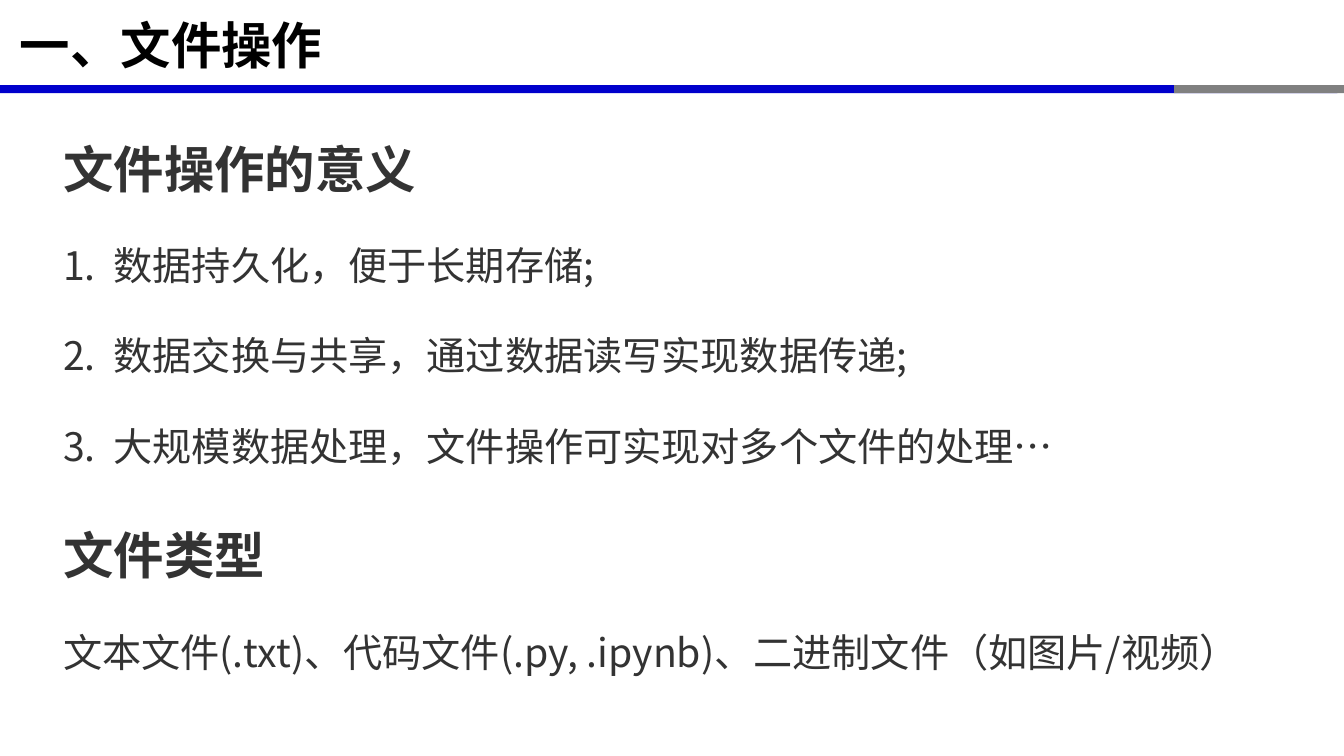
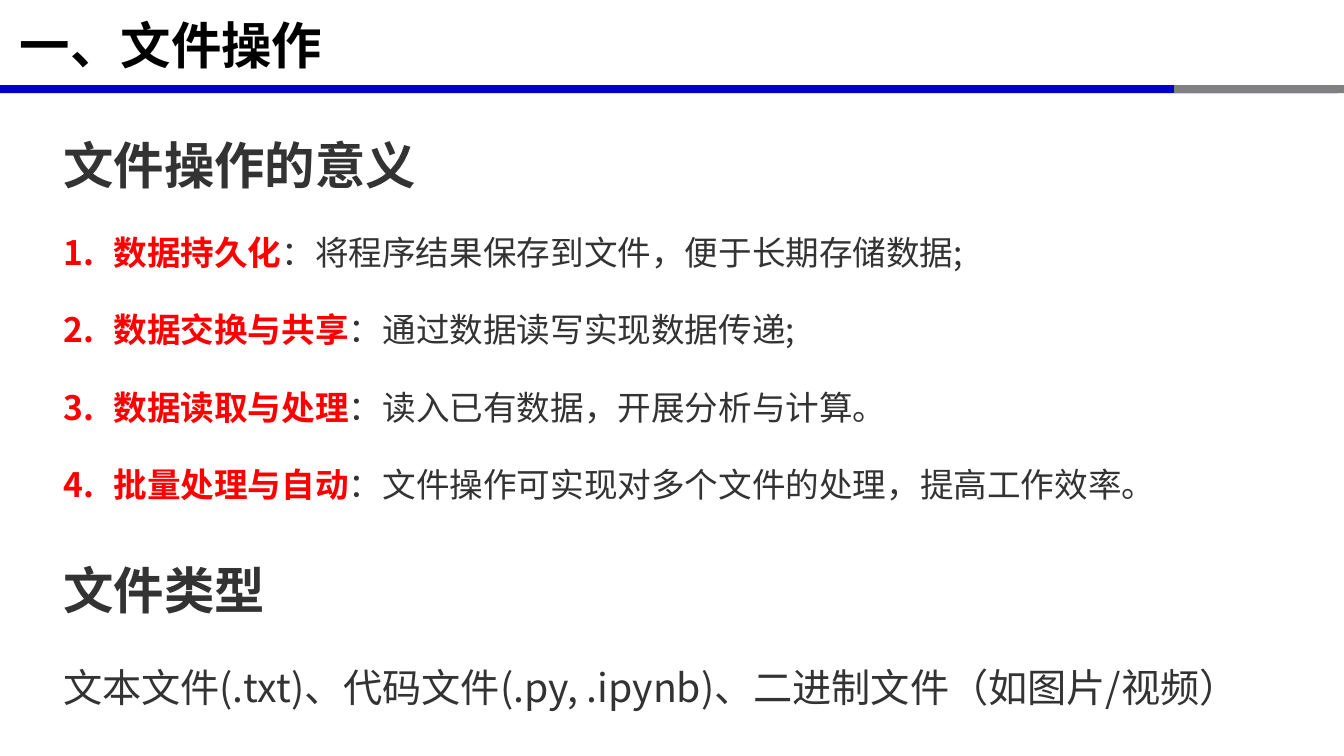
Before and after one commit to xinluo2018/programming-basics, a slide deck: slide 5 of 第5章-文件操作与异常处理/第5章-文件操作与异常处理.pptx (slide 4 before the commit). Drawn at 1344x756 pixels with LibreOffice and Linux fonts; fonts in the diff are those of the drawing. Boxes give left, top, right and bottom in pixels: in the first picture for what was removed or moved away, otherwise in the second. Text is boxed around its words. In the diff, an @@ line names an element or a change of style, - is before the commit and + after.

```diff
--- a/第5章-文件操作与异常处理/第5章-文件操作与异常处理.pptx
+++ b/第5章-文件操作与异常处理/第5章-文件操作与异常处理.pptx
@@ text at (x1=114, y1=236, x2=1156, y2=501): text changed; size 28 to 24 pt @@
-1. 数据持久化，便于长期存储;
-2. 数据交换与共享，通过数据读写实现数据传递;
-3. 大规模数据处理，文件操作可实现对多个文件的处理…
+1. 数据持久化：将程序结果保存到文件，便于长期存储数据;
+2. 数据交换与共享：通过数据读写实现数据传递;
+3. 数据读取与处理：读入已有数据，开展分析与计算。
+4. 批量处理与自动：文件操作可实现对多个文件的处理，提高工作效率。
```
Also in this commit, not shown: 7 other slides changed, 5 slides added, 2 slides removed, 7 other files.
